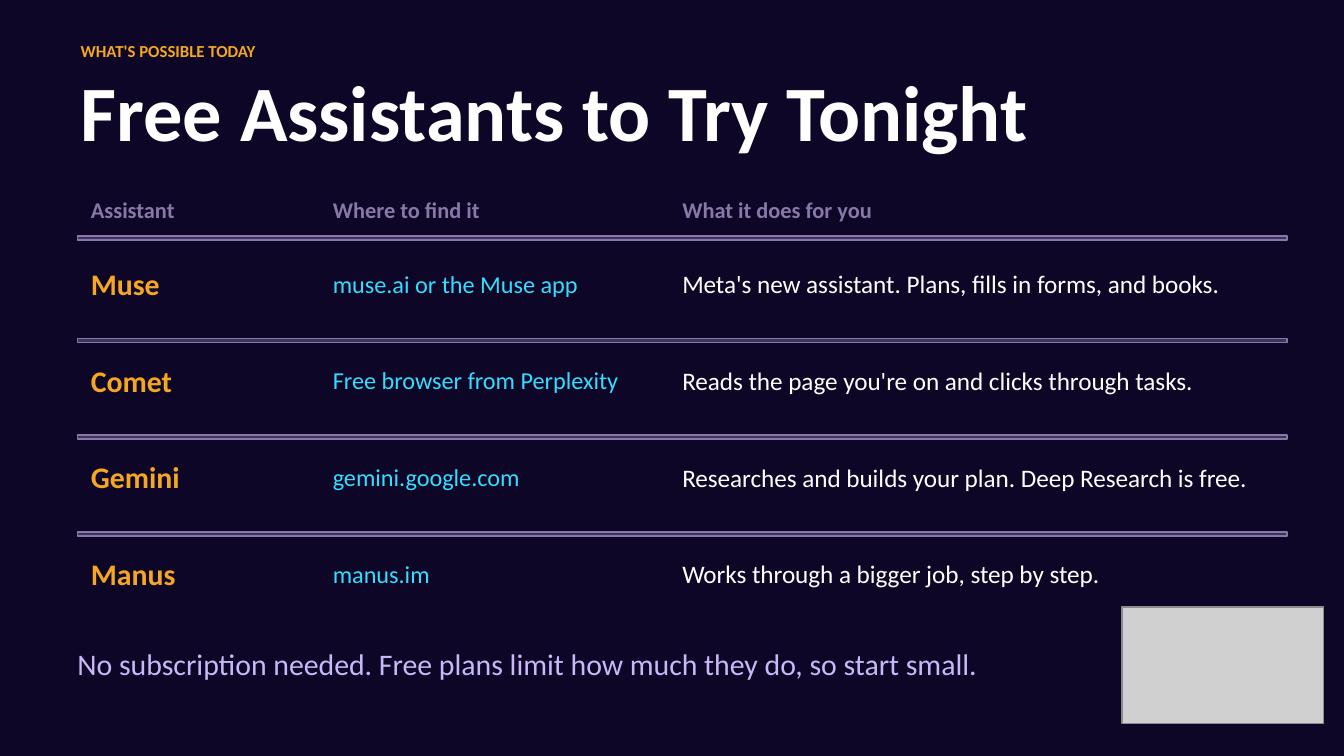
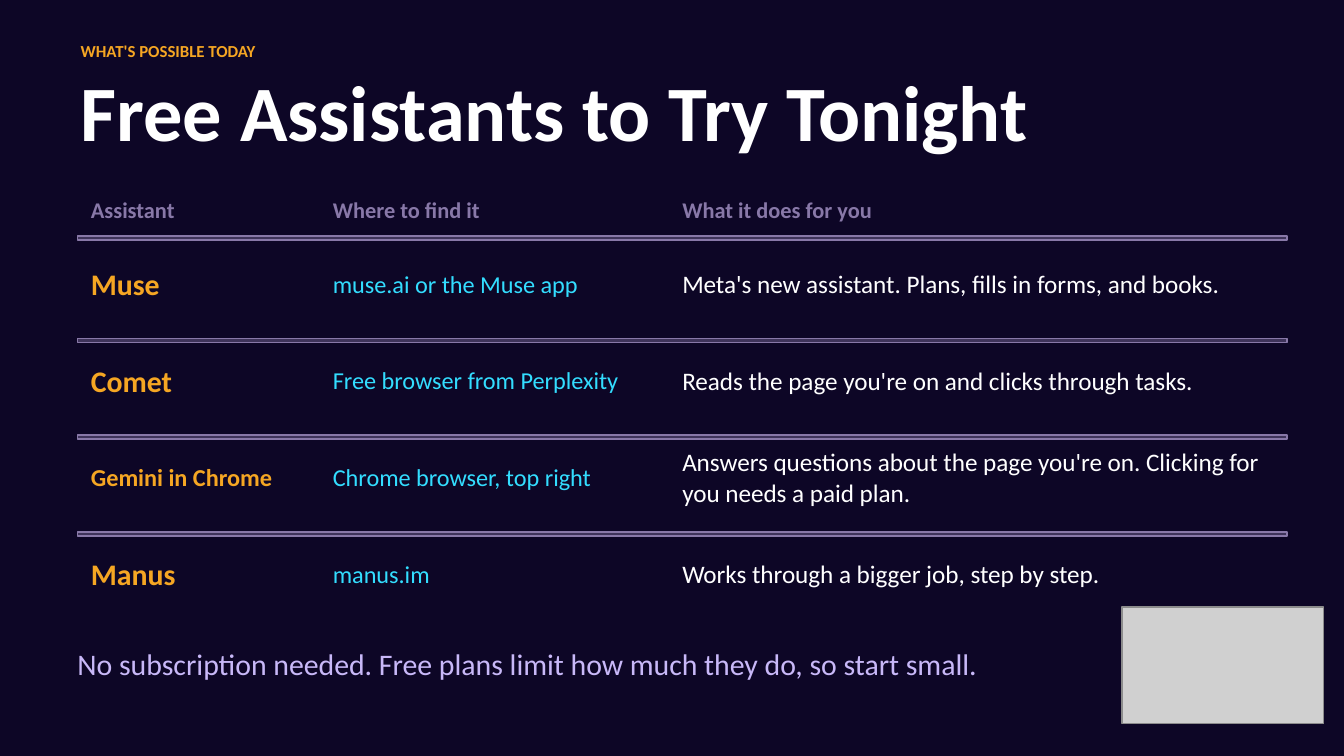
Before and after one commit to MMichelson1/ai, a slide deck: slide 14 of workshop-builder/vibe-night/template.pptx. Drawn at 1344x756 pixels with LibreOffice and Linux fonts; fonts in the diff are those of the drawing; grey boxes stand for pictures. Boxes give left, top, right and bottom in pixels: in the first picture for what was removed or moved away, otherwise in the second. Text is boxed around its words. In the diff, an @@ line names an element or a change of style, - is before the commit and + after.

```diff
--- a/workshop-builder/vibe-night/template.pptx
+++ b/workshop-builder/vibe-night/template.pptx
@@ text at [91, 469, 272, 486]: text changed; size 16 to 13 pt @@
-Gemini
+Gemini in Chrome
@@ text at [333, 469, 591, 490]: text changed @@
-gemini.google.com
+Chrome browser, top right
@@ text at [682, 453, 1258, 506]: text changed @@
-Researches and builds your plan. Deep Research is free.
+Answers questions about the page you're on. Clicking for you needs a paid plan.
```
Also in this commit, not shown: 3 other slides changed, 7 other files.
